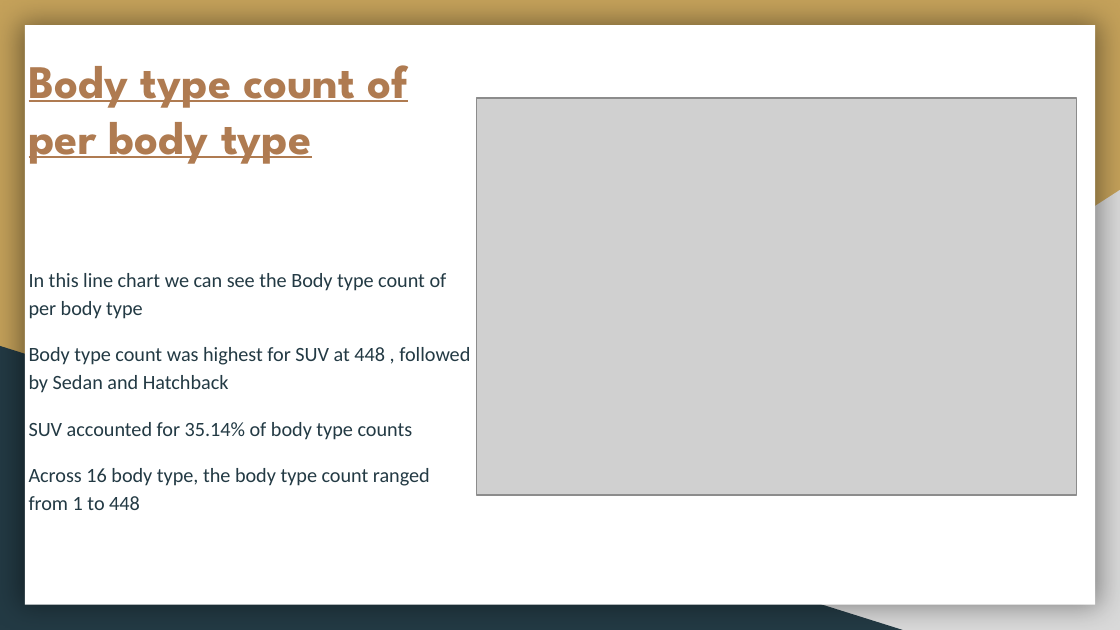
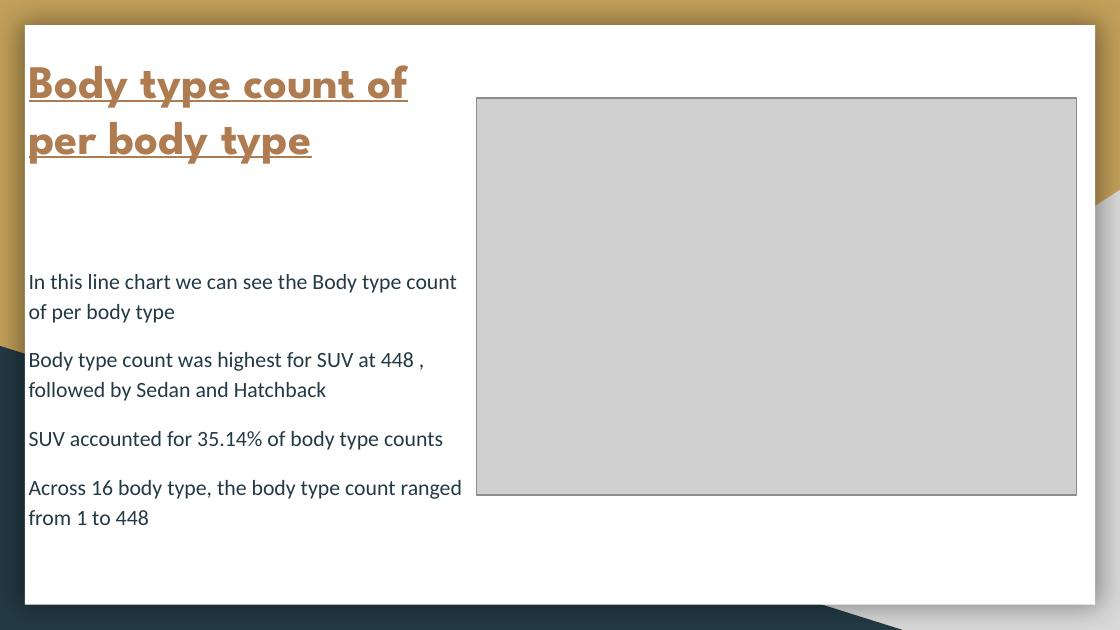
Before and after one commit to Udit2712/Car_DataAnalizer, a slide deck: slide 9 of Documents/Car Engage Report.pptx (slide 8 before the commit). Drawn at 1120x630 pixels with LibreOffice and Linux fonts; fonts in the diff are those of the drawing; grey boxes stand for pictures. Boxes give left, top, right and bottom in pixels: in the first picture for what was removed or moved away, otherwise in the second. Text is boxed around its words. In the diff, an @@ line names an element or a change of style, - is before the commit and + after.

```diff
--- a/Documents/Car Engage Report.pptx
+++ b/Documents/Car Engage Report.pptx
@@ text "In this line chart we ..." at (29, 274, 462, 525): size 13 to 14 pt @@
```
Also in this commit, not shown: 8 other slides changed, 1 slide added.
